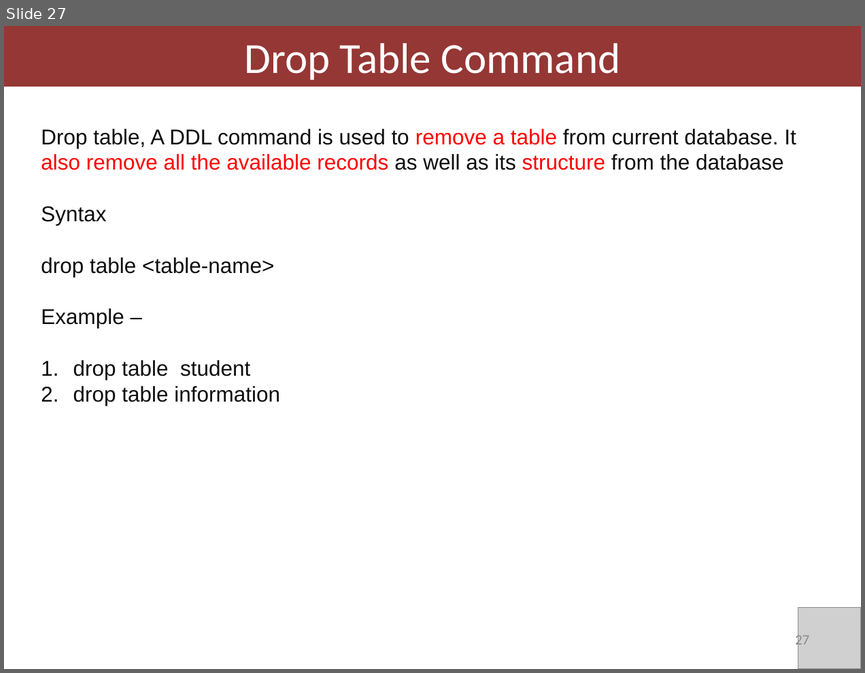
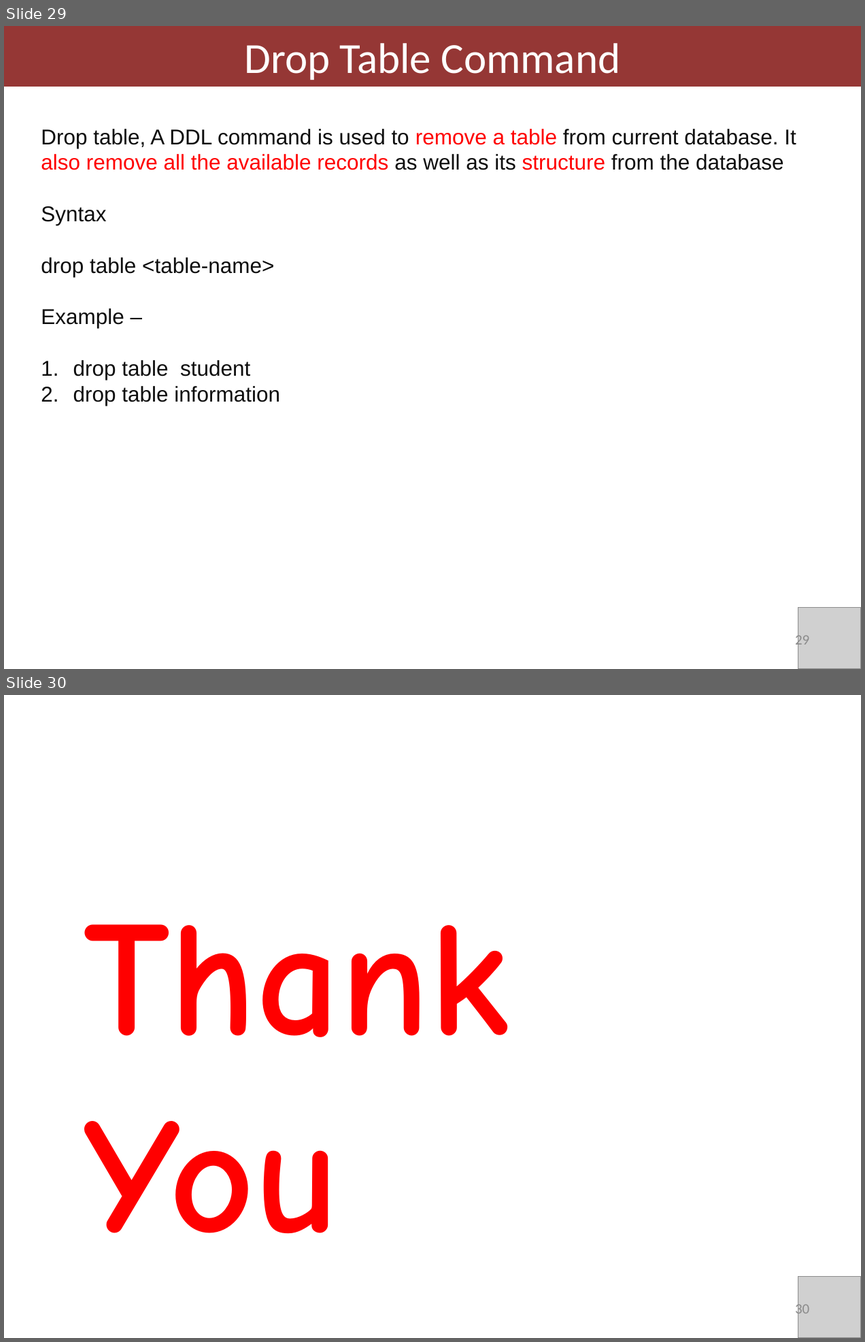
Before and after one commit to davcpscn/XI, a slide deck: Presentations/SQL.pptx. Shown one above the other, each under a label of ours: slide 27 before the commit, slides 29 and 30 after it. The pictures are 865x673 and 865x1342 pixels, drawn with LibreOffice and Linux fonts; fonts in the diff are those of the drawing; grey boxes stand for pictures. Boxes give left, top, right and bottom in pixels: in the first picture for what was removed or moved away, otherwise in the second. Text is boxed around its words. In the diff, an @@ line names an element or a change of style, - is before the commit and + after.

```diff
--- a/Presentations/SQL.pptx
+++ b/Presentations/SQL.pptx
@@ slide 30 added at <box>4,695,861,1338</box>, background #FFFFFF @@
@@ text added at <box>84,924,509,1233</box>, 138 pt, text #FF0000, bold @@
+Thank You
@@ picture added at <box>798,1276,861,1338</box> @@
@@ page number added at <box>795,1301,809,1317</box>, 12 pt, text #8C8C8C @@
+30
@@ what was slide 27 is now slide 29 @@
@@ page number at <box>795,632,809,648</box>: text changed @@
-27
+29
```
Also in this commit, not shown: 1 slide changed, 4 other slides added, 4 other files.
